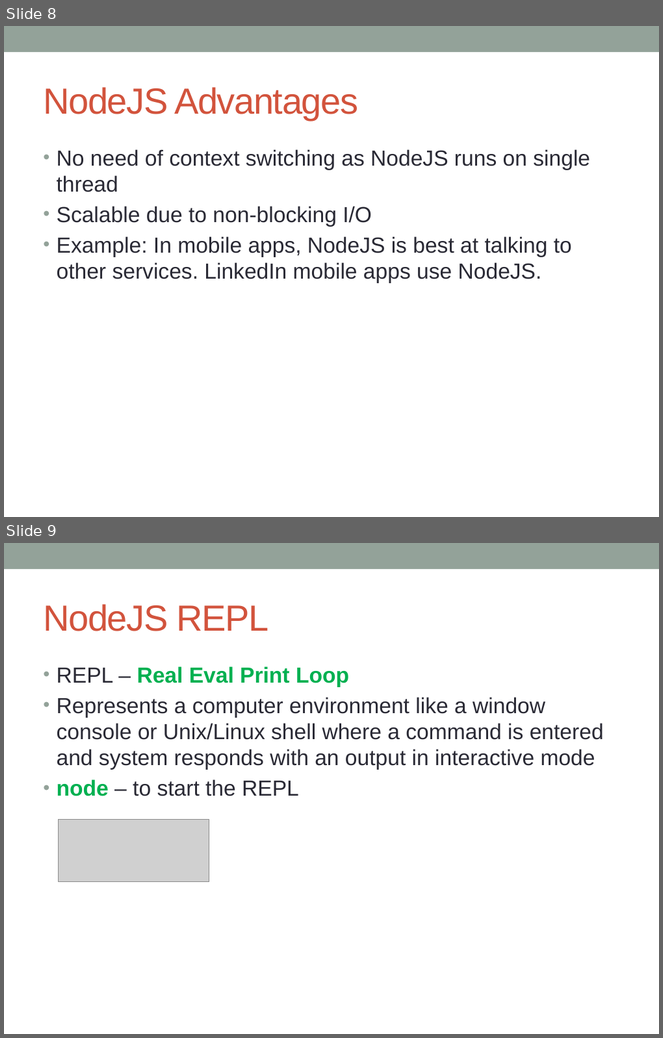
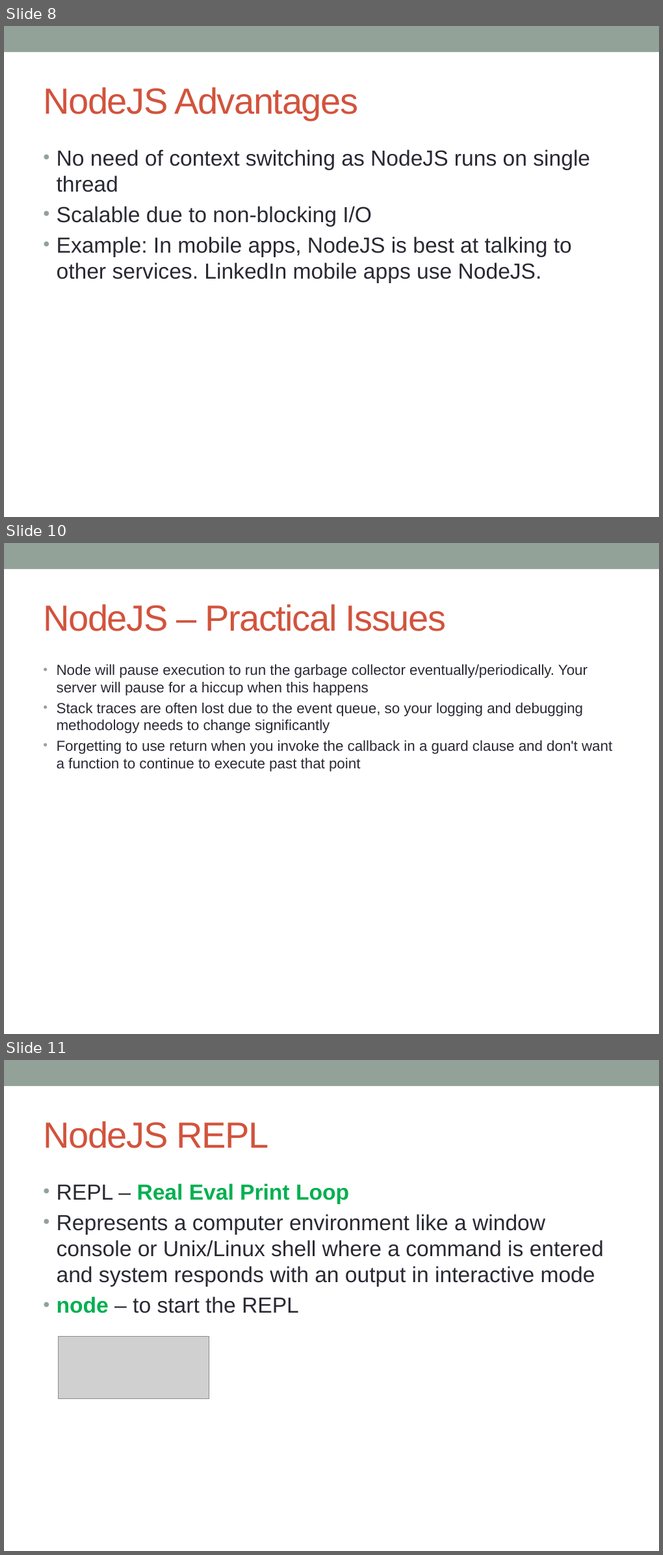
Before and after one commit to notionquest/ProjectDocumentation, a slide deck: NodeJS.pptx. Shown one above the other, each under a label of ours: slides 8 and 9 before the commit, slides 8, 10 and 11 after it; the slides between them are not shown. The pictures are 663x1038 and 663x1555 pixels, drawn with LibreOffice and Linux fonts; fonts in the diff are those of the drawing; grey boxes stand for pictures. Boxes give left, top, right and bottom in pixels: in the first picture for what was removed or moved away, otherwise in the second. Text is boxed around its words. In the diff, an @@ line names an element or a change of style, - is before the commit and + after.

Commit message:
NodeJS and AngJS some prac issues

```diff
--- a/NodeJS.pptx
+++ b/NodeJS.pptx
@@ slide 10 added at <box>4,543,659,1034</box>, background #FFFFFF; not listed: 1 template element that a slide beside it also shows @@
@@ title added at <box>43,604,446,631</box>, 40 pt, text #D2533C @@
+NodeJS – Practical Issues
@@ text added at <box>57,664,612,772</box>, 16 pt, text #292934 @@
+• Node will pause execution to run the garbage collector eventually/periodically. Your server will pause for a hiccup when this happens
+• Stack traces are often lost due to the event queue, so your logging and debugging methodology needs to change significantly
+• Forgetting to use return when you invoke the callback in a guard clause and don't want a function to continue to execute past that point
@@ what was slide 9 is now slide 11 @@
```
Also in this commit, not shown: 3 slides changed, 1 other slide added, 1 other file.
